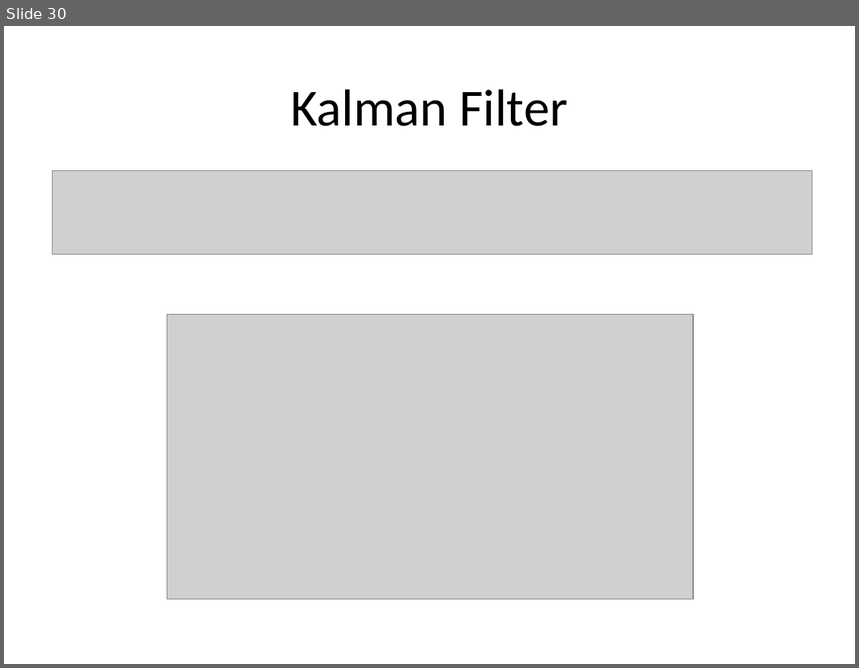
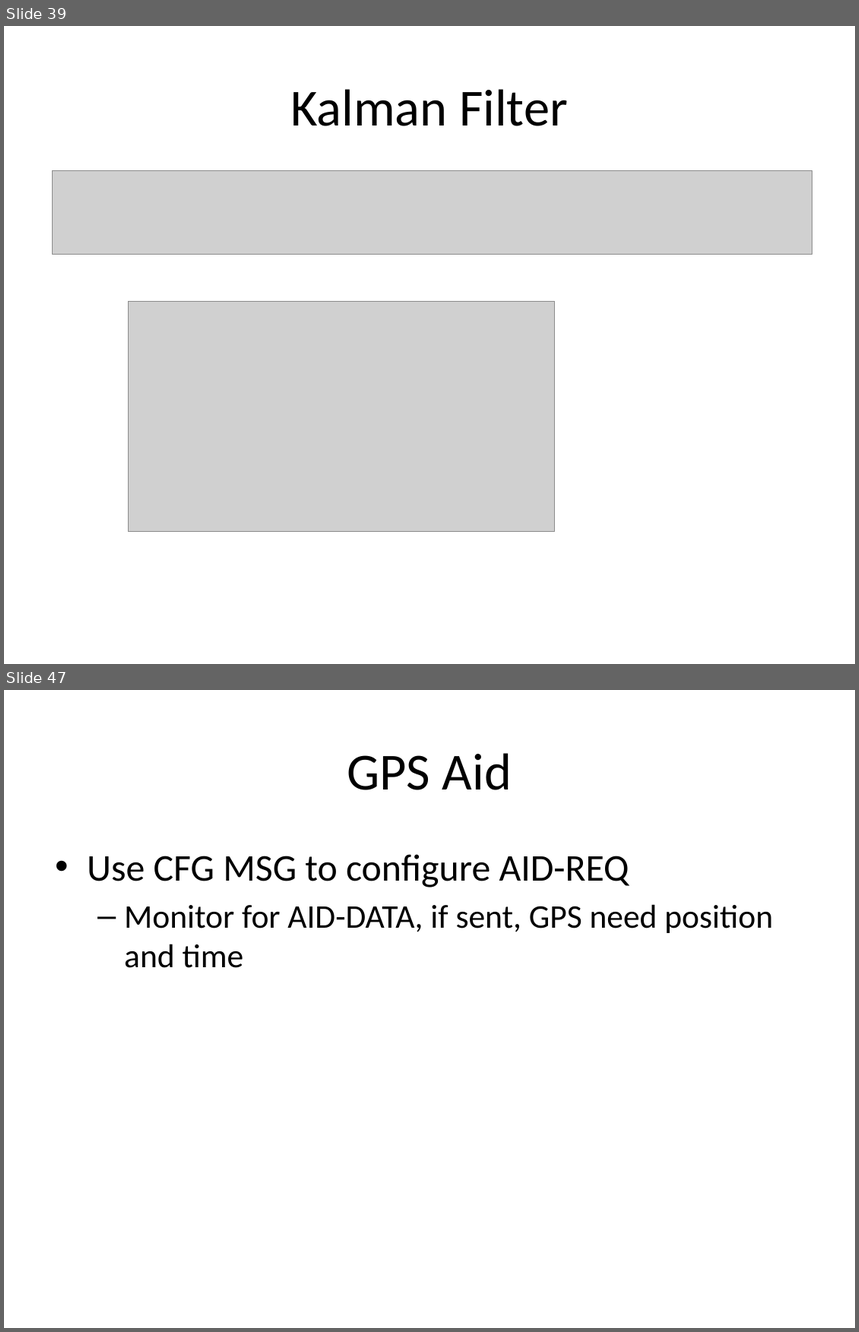
Before and after one commit to malex2/Cpp-Aircraft-Simulation, a slide deck: Simulation Outline.pptx. Shown one above the other, each under a label of ours: slide 30 before the commit, slides 39 and 47 after it; the slides between them are not shown. The pictures are 859x668 and 859x1332 pixels, drawn with LibreOffice and Linux fonts; fonts in the diff are those of the drawing; grey boxes stand for pictures. Boxes give left, top, right and bottom in pixels: in the first picture for what was removed or moved away, otherwise in the second. Text is boxed around its words. In the diff, an @@ line names an element or a change of style, - is before the commit and + after.

```diff
--- a/Simulation Outline.pptx
+++ b/Simulation Outline.pptx
@@ slide 47 added at (x1=4, y1=690, x2=855, y2=1328), background #FFFFFF @@
@@ title added at (x1=348, y1=753, x2=512, y2=790), 44 pt, text #000000 @@
+GPS Aid
@@ text added at (x1=87, y1=854, x2=773, y2=968), 28 pt, text #000000 @@
+• Use CFG MSG to configure AID-REQ
+  – Monitor for AID-DATA, if sent, GPS need position and time
@@ what was slide 30 is now slide 39 @@
@@ slide 39 changed as well @@
@@ picture resized from (x1=167, y1=315, x2=693, y2=600) to (x1=129, y1=302, x2=555, y2=532) @@
```
Also in this commit, not shown: 7 other slides changed, 21 other slides added, 1 slide removed, 34 other files.
